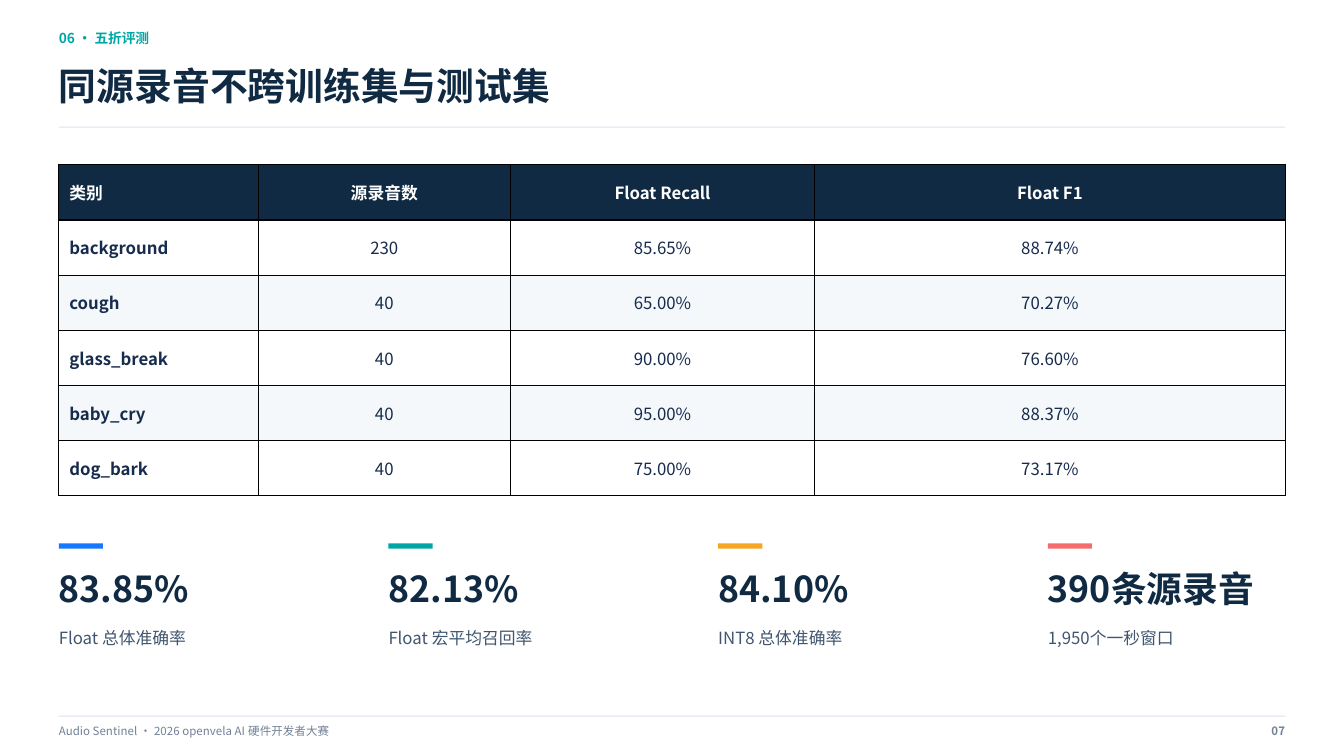
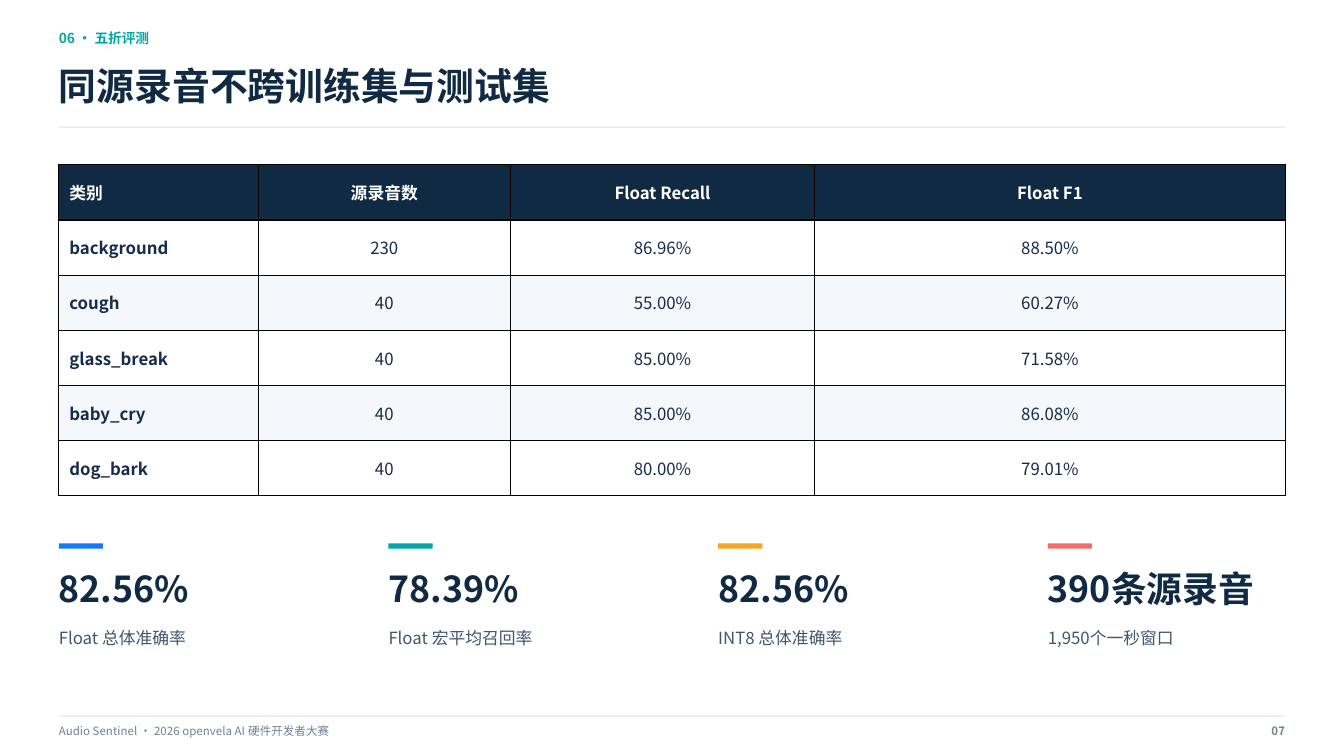
Before and after one commit to open-vela/contest2026_456_wuheihei, a slide deck: slide 7 of docs/submission/Audio_Sentinel_openvela大赛答辩_v2.pptx. Drawn at 1344x756 pixels with LibreOffice and Linux fonts; fonts in the diff are those of the drawing. Boxes give left, top, right and bottom in pixels: in the first picture for what was removed or moved away, otherwise in the second. Text is boxed around its words. In the diff, an @@ line names an element or a change of style, - is before the commit and + after.

```diff
--- a/docs/submission/Audio_Sentinel_openvela大赛答辩_v2.pptx
+++ b/docs/submission/Audio_Sentinel_openvela大赛答辩_v2.pptx
@@ table at <box>58,165,1286,496</box> @@
-row 2, column 3: 85.65%
+row 2, column 3: 86.96%
-row 2, column 4: 88.74%
+row 2, column 4: 88.50%
-row 3, column 3: 65.00%
+row 3, column 3: 55.00%
-row 3, column 4: 70.27%
+row 3, column 4: 60.27%
-row 4, column 3: 90.00%
+row 4, column 3: 85.00%
-row 4, column 4: 76.60%
+row 4, column 4: 71.58%
-row 5, column 3: 95.00%
+row 5, column 3: 85.00%
-row 5, column 4: 88.37%
+row 5, column 4: 86.08%
-row 6, column 3: 75.00%
+row 6, column 3: 80.00%
-row 6, column 4: 73.17%
+row 6, column 4: 79.01%
@@ text at <box>59,575,189,603</box>: text changed @@
-83.85%
+82.56%
@@ text at <box>389,575,519,603</box>: text changed @@
-82.13%
+78.39%
@@ text at <box>718,575,848,603</box>: text changed @@
-84.10%
+82.56%
```
Also in this commit, not shown: 3 other slides changed.
